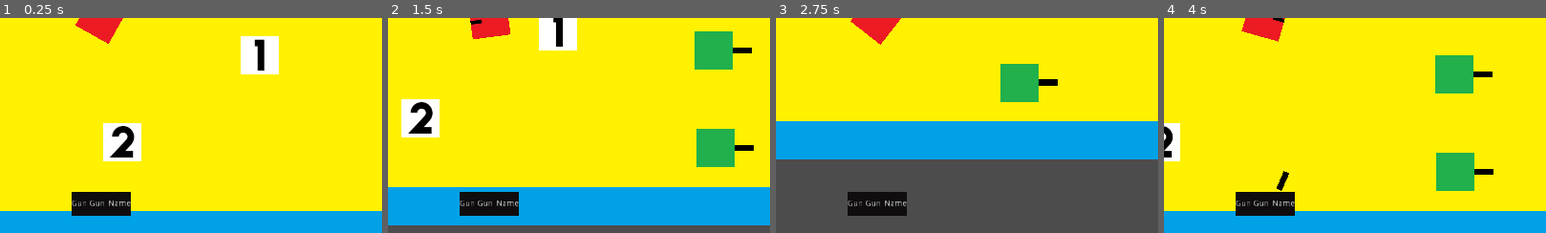
Above: before the commit, frames 1-4 (left to right).
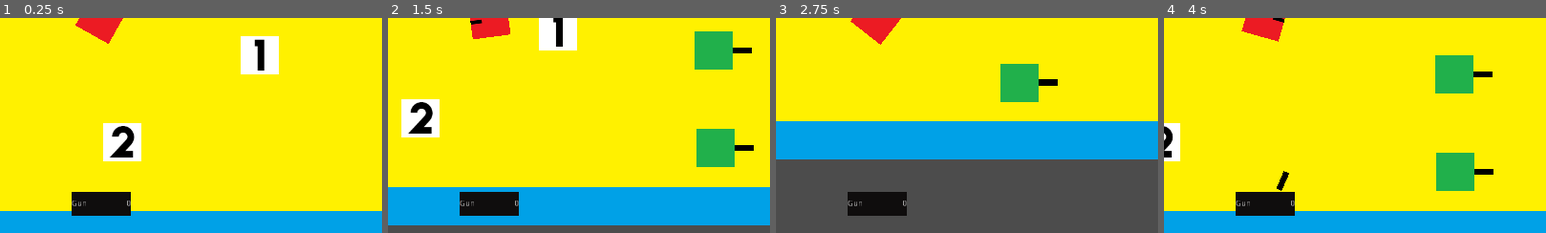
Above: after the commit, the same moments.

Repository: devmcclu/Project-FreeGUN
Game: Godot game, scene res://levels/Main.tscn
The game is run twice, just before and just after one commit, with the same random seed, the same clock (stepped at 60 frames per second) and the same inputs.
Inputs (mouse positions are % of the whole screen's width and height, from its top left):
- Up to frame 1 (0.25 s): no input
- Up to frame 2 (1.5 s): tap Enter at 0.5 s; move the mouse to (72, 45) at 0.52 s; hold D (player_move_right) 0.53-1.28 s; tap 1 (switch_weapon_1) at 0.6 s; tap 2 (switch_weapon_2) at 0.8, 1.35 s; move the mouse to (30, 55) at 1.27 s; hold S (player_move_down) from 1.28 s (still down)
- Up to frame 3 (2.75 s): tap 3 (switch_weapon_3) at 1.55, 2.1 s; move the mouse to (60, 28) at 2.02 s; release S (player_move_down) at 2.03 s; hold D (player_move_right) from 2.03 s (still down); tap 1 (switch_weapon_1) at 2.3 s
- Up to frame 4 (4 s): move the mouse to (45, 70) at 2.77 s; release D (player_move_right) at 2.78 s; hold W (player_move_up) 2.78-3.53 s; click (45, 70) at 2.85 s; tap 2 (switch_weapon_2) at 3.05 s; move the mouse to (80, 65) at 3.52 s; hold A (player_move_left) from 3.53 s (still down); tap 1 (switch_weapon_1) at 3.6 s; tap 3 (switch_weapon_3) at 3.8 s
The pictures show only the part of the screen within x 37-87%, y 50-100%; the shares and areas given below are measured in that part.

The runs differ from the first frame. In frame 1, 0.1% of the frame differs, in the area x 23-35%, y 84-88%; in frame 2, 0.1%; in frame 3, 0.1%; in frame 4, 0.1%.

Commit message:
GunName Functioning Properly
The GUI module GunName has it's ability to display the correct gun at all time properly. The GUI node was given a script and the player was given the cutsom signal "change_gun"

Diff:
--- a/characters/player.tscn
+++ b/characters/player.tscn
@@ -95,4 +95,6 @@
 
 [node name="GUI" parent="CanvasLayer" index="0" instance=ExtResource( 4 )]
 
+[connection signal="change_gun" from="." to="CanvasLayer/GUI" method="_on_player_change_gun"]
+
 [connection signal="area_entered" from="Area2D" to="." method="_on_Area2D_area_entered"]
--- a/gui/GUI.tscn
+++ b/gui/GUI.tscn
@@ -1,13 +1,15 @@
-[gd_scene load_steps=7 format=2]
+[gd_scene load_steps=8 format=2]
 
 [ext_resource path="res://Iso_Dark/iso_dark.theme" type="Theme" id=1]
-[ext_resource path="res://gui/Timer.tscn" type="PackedScene" id=2]
-[ext_resource path="res://gui/KillCounter.tscn" type="PackedScene" id=3]
-[ext_resource path="res://gui/HealthCounter.tscn" type="PackedScene" id=4]
-[ext_resource path="res://gui/GunName.tscn" type="PackedScene" id=5]
-[ext_resource path="res://gui/AmmoCounter.tscn" type="PackedScene" id=6]
+[ext_resource path="res://scripts/GUI.gd" type="Script" id=2]
+[ext_resource path="res://gui/Timer.tscn" type="PackedScene" id=3]
+[ext_resource path="res://gui/KillCounter.tscn" type="PackedScene" id=4]
+[ext_resource path="res://gui/HealthCounter.tscn" type="PackedScene" id=5]
+[ext_resource path="res://gui/GunName.tscn" type="PackedScene" id=6]
+[ext_resource path="res://gui/AmmoCounter.tscn" type="PackedScene" id=7]
 
-[node name="GUI" type="MarginContainer"]
+
+[node name="GUI" type="MarginContainer" index="0"]
 
 anchor_left = 0.5
 anchor_top = 1.0
@@ -28,6 +30,7 @@
 custom_constants/margin_top = 20
 custom_constants/margin_left = 20
 custom_constants/margin_bottom = 20
+script = ExtResource( 2 )
 _sections_unfolded = [ "Focus", "Hint", "Mouse", "Rect", "Size Flags", "Theme", "custom_constants" ]
 
 [node name="VBoxContainer" type="VBoxContainer" parent="." index="0"]
--- a/gui/GunName.tscn
+++ b/gui/GunName.tscn
@@ -2,7 +2,7 @@
 
 [ext_resource path="res://gui/Counter.tscn" type="PackedScene" id=1]
 
-[node name="GunName" index="0" instance=ExtResource( 1 )]
+[node name="GunName" instance=ExtResource( 1 )]
 
 [node name="Title" parent="Counter/Panel" index="0"]
 
--- /dev/null
+++ b/scripts/GUI.gd
@@ -0,0 +1,25 @@
+extends MarginContainer
+
+# class member variables go here, for example:
+# var a = 2
+# var b = "textvar"
+
+var parent
+
+func _ready():
+	# Called when the node is added to the scene for the first time.
+	# Initialization here
+
+	pass
+
+#func _process(delta):
+#	# Called every frame. Delta is time since last frame.
+#	# Update game logic here.
+#	pass
+
+
+func _on_player_change_gun():
+	#When the player changes guns, the GunName counter reflects what gun the player has
+	print("you changed bro")
+	$"VBoxContainer/HBoxContainer/GunName/Counter/Panel/Amount".text = str($"../../".gun_stats[0])
+	pass # replace with function body
--- a/scripts/Player.gd
+++ b/scripts/Player.gd
@@ -3,6 +3,8 @@
 # class member variables go here, for example:
 # var a = 2
 # var b = "textvar"
+
+signal change_gun
 
 #Base player variables and stats
 export (int) var speed = 200
@@ -19,6 +21,7 @@
 func _ready():
 	# Called every time the node is added to the scene.
 	# Initialization here
+	emit_signal("change_gun")
 	pass
 
 func health_check():
@@ -67,16 +70,19 @@
 	if switch_weapon_1:
 		if has_guns[0] == true:
 			self.gun_stats = [0, 500, 34]
+			emit_signal("change_gun")
 		else:
 			pass
 	if switch_weapon_2:
 		if has_guns[1] == true:
 			gun_stats = [1, 100, 100]
+			emit_signal("change_gun")
 		else:
 			pass
 	if switch_weapon_3:
 		if has_guns[2] == true:
 			gun_stats = [2, 1000, 50]
+			emit_signal("change_gun")
 		else:
 			pass
 
@@ -109,4 +115,5 @@
 	self.has_guns[area.gun_number] = true
 	#Player aquires base ammo for the gun
 	self.gun_ammo[area.gun_number] = area.gun_ammo_count
+	emit_signal("change_gun")
 	area.queue_free()
Not shown: 2 places in gui/GUI.tscn that only renumber resources
